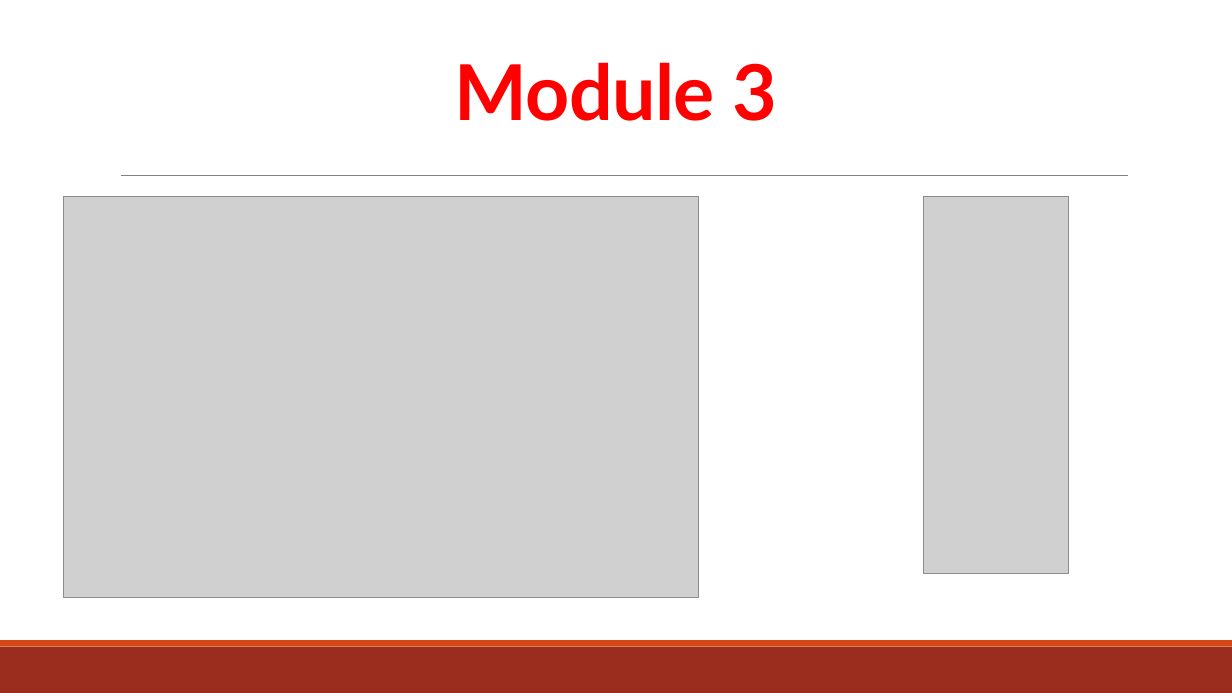
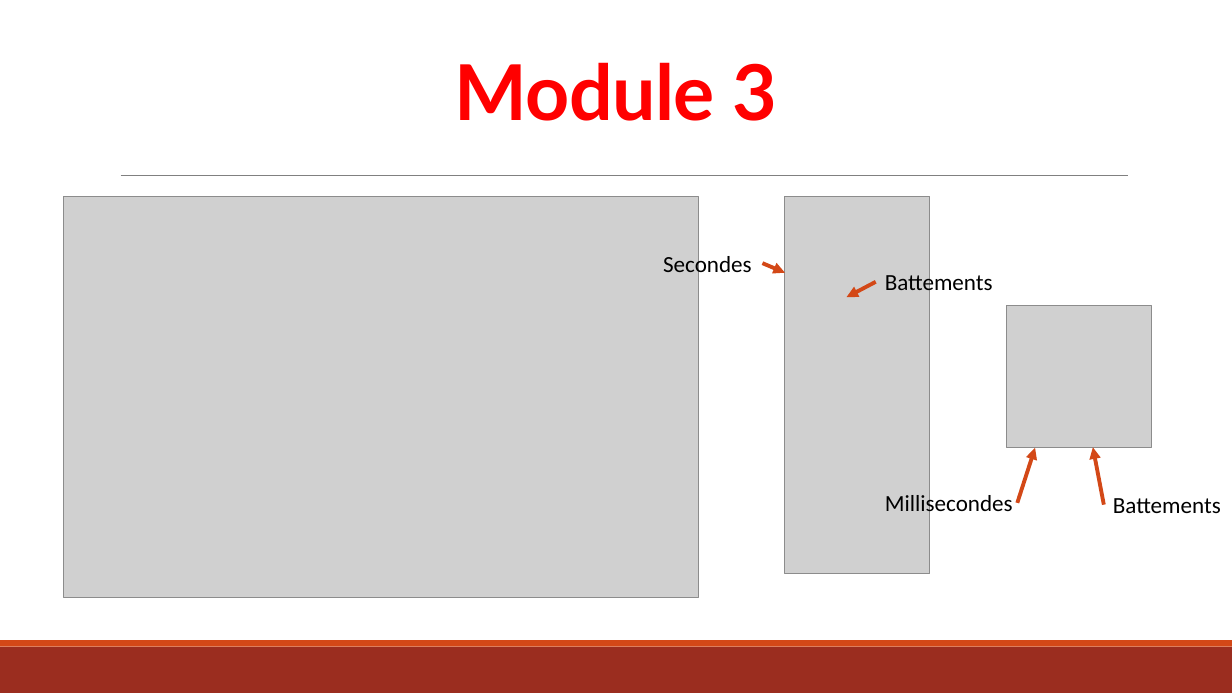
Before and after one commit to Taikylah/Projet-Groupe-4, a slide deck: slide 7 of Présentation.pptx. Drawn at 1232x693 pixels with LibreOffice and Linux fonts; fonts in the diff are those of the drawing; grey boxes stand for pictures. Boxes give left, top, right and bottom in pixels: in the first picture for what was removed or moved away, otherwise in the second. Text is boxed around its words. In the diff, an @@ line names an element or a change of style, - is before the commit and + after.

```diff
--- a/Présentation.pptx
+++ b/Présentation.pptx
@@ picture: place and size @@
-picture at <box>924,196,1069,574</box>
+picture at <box>785,196,930,574</box>
@@ text added at <box>663,252,752,278</box>, 18 pt, text #000000 @@
+Secondes
@@ arrow added from (762, 263) to (785, 273), #D34817 3 pt @@
@@ arrow added from (876, 282) to (847, 298), #D34817 3 pt @@
@@ text added at <box>885,271,993,297</box>, 18 pt, text #000000 @@
+Battements
@@ picture added at <box>1006,305,1152,447</box> @@
@@ arrow added from (1018, 503) to (1035, 448), #D34817 3 pt @@
@@ arrow added from (1104, 505) to (1093, 447), #D34817 3 pt @@
@@ text added at <box>885,492,1013,518</box>, 18 pt, text #000000 @@
+Millisecondes
@@ text added at <box>1113,498,1221,513</box>, 18 pt, text #000000 @@
+Battements
```
Also in this commit, not shown: 1 slide added, 2 slides removed, 36 other files.
